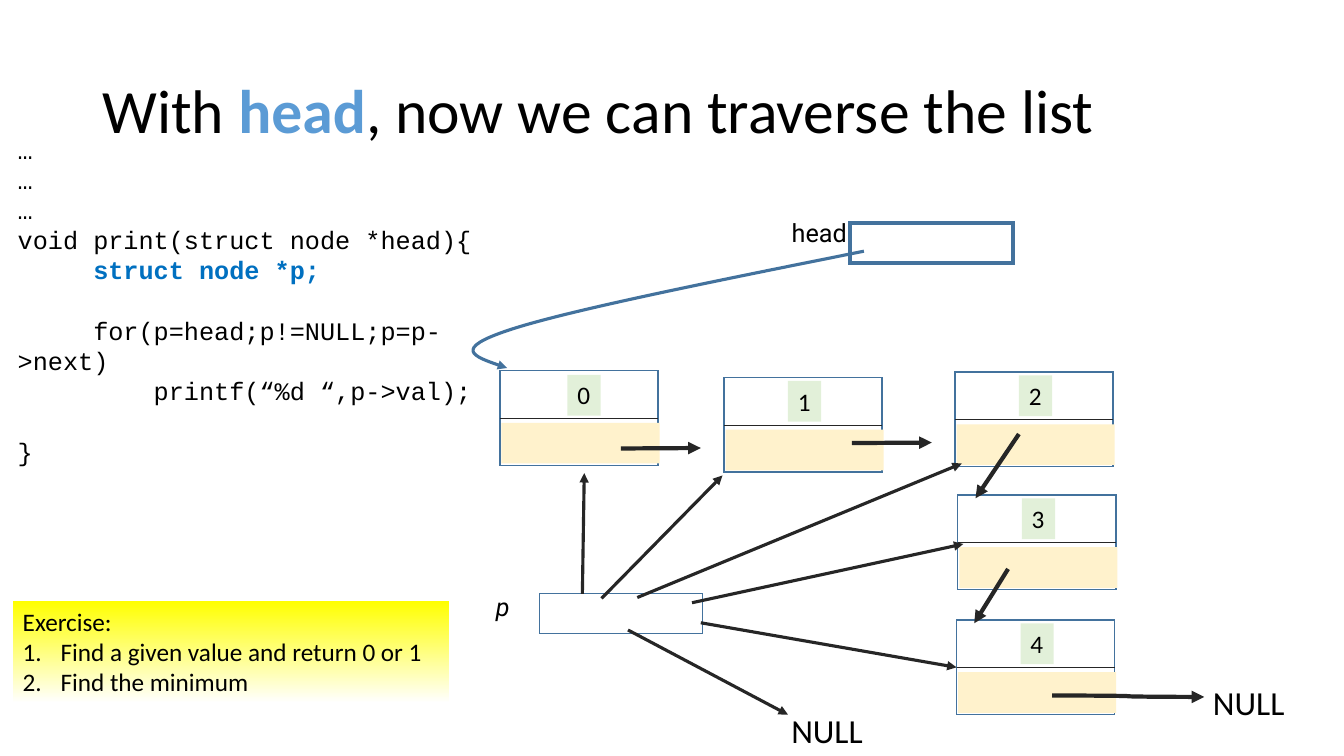
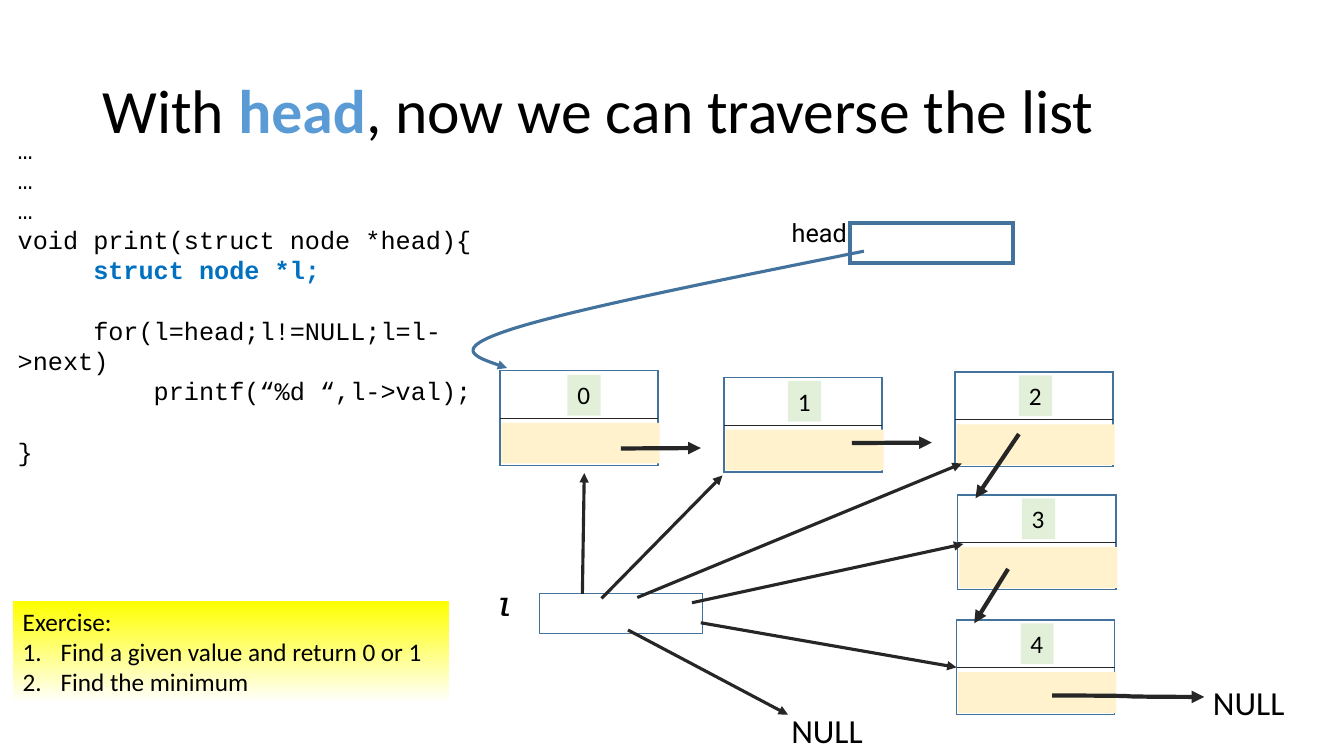
Before and after one commit to rbadrinath/FCP, a slide deck: slide 9 of slides/14-LinkedLists.pptx (slide 7 before the commit). Drawn at 1344x756 pixels with LibreOffice and Linux fonts; fonts in the diff are those of the drawing. Boxes give left, top, right and bottom in pixels: in the first picture for what was removed or moved away, otherwise in the second. Text is boxed around its words. In the diff, an @@ line names an element or a change of style, - is before the commit and + after.

```diff
--- a/slides/14-LinkedLists.pptx
+++ b/slides/14-LinkedLists.pptx
@@ text at bbox=[18, 261, 471, 406]: text changed @@
-struct node *p;
-for(p=head;p!=NULL;p=p->next)
-printf(“%d “,p->val);
+struct node *l;
+for(l=head;l!=NULL;l=l->next)
+printf(“%d “,l->val);
@@ text at bbox=[496, 597, 511, 616]: text changed; font Roboto to Courier New; bold on @@
-p
+l
```
Also in this commit, not shown: 4 slides added.
